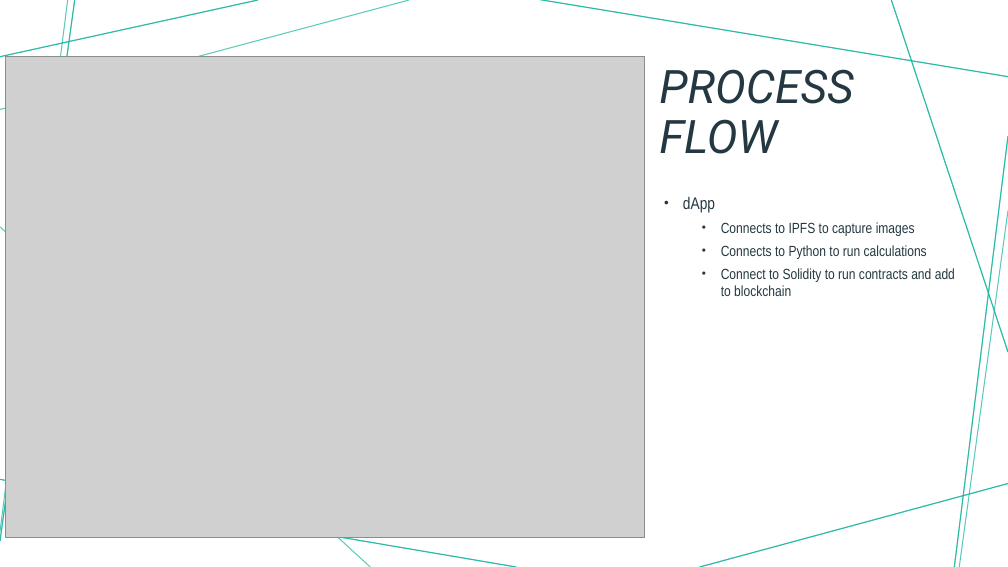
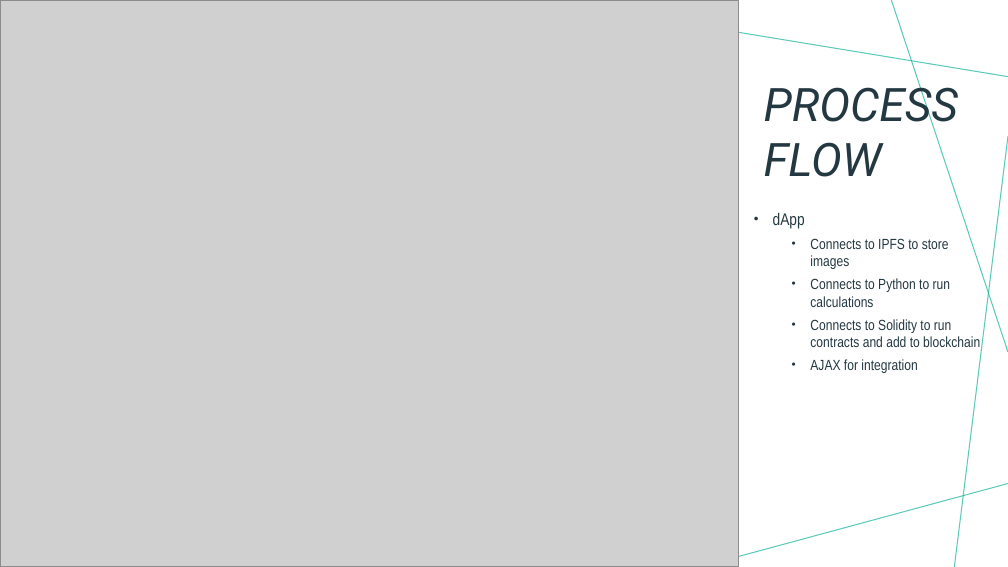
Before and after one commit to johnmyronmillar/LivingHealthyDapp, a slide deck: slide 7 of Living Healthy.pptx. Drawn at 1008x567 pixels with LibreOffice and Linux fonts; fonts in the diff are those of the drawing; grey boxes stand for pictures. Boxes give left, top, right and bottom in pixels: in the first picture for what was removed or moved away, otherwise in the second. Text is boxed around its words. In the diff, an @@ line names an element or a change of style, - is before the commit and + after.

Commit message:
pptx update

```diff
--- a/Living Healthy.pptx
+++ b/Living Healthy.pptx
@@ picture resized from (x1=5, y1=57, x2=645, y2=538) to (x1=0, y1=1, x2=739, y2=567) @@
@@ line removed from (258, 0) to (0, 57) @@
@@ line removed from (75, 0) to (0, 541) @@
@@ line removed from (409, 0) to (0, 110) @@
@@ line removed from (68, 0) to (0, 532) @@
@@ line removed from (1008, 76) to (540, 0) @@
@@ line removed from (1008, 352) to (892, 0) @@
@@ text "PROCESS FLOW" moved from (x1=659, y1=69, x2=853, y2=154) to (x1=764, y1=79, x2=958, y2=177) @@
@@ text "PROCESS FLOW" at (x1=764, y1=79, x2=958, y2=177): line spacing 0.9 to 1; vertical alignment middle to top @@
@@ line removed from (1008, 136) to (954, 567) @@
@@ text "dApp" moved from (x1=683, y1=197, x2=955, y2=296) to (x1=773, y1=213, x2=980, y2=373) @@
@@ line removed from (371, 567) to (0, 227) @@
@@ text at (x1=810, y1=238, x2=949, y2=269): text changed @@
-  • Connects to IPFS to capture images
+  • Connects to IPFS to store images
@@ line removed from (1008, 211) to (960, 567) @@
@@ text at (x1=810, y1=319, x2=980, y2=373): text changed @@
-  • Connect to Solidity to run contracts and add to blockchain
+  • Connects to Solidity to run contracts and add to blockchain
+  • AJAX for integration
@@ line removed from (516, 567) to (0, 479) @@
@@ line removed from (1008, 484) to (700, 567) @@
```
Also in this commit, not shown: 1 other file.
